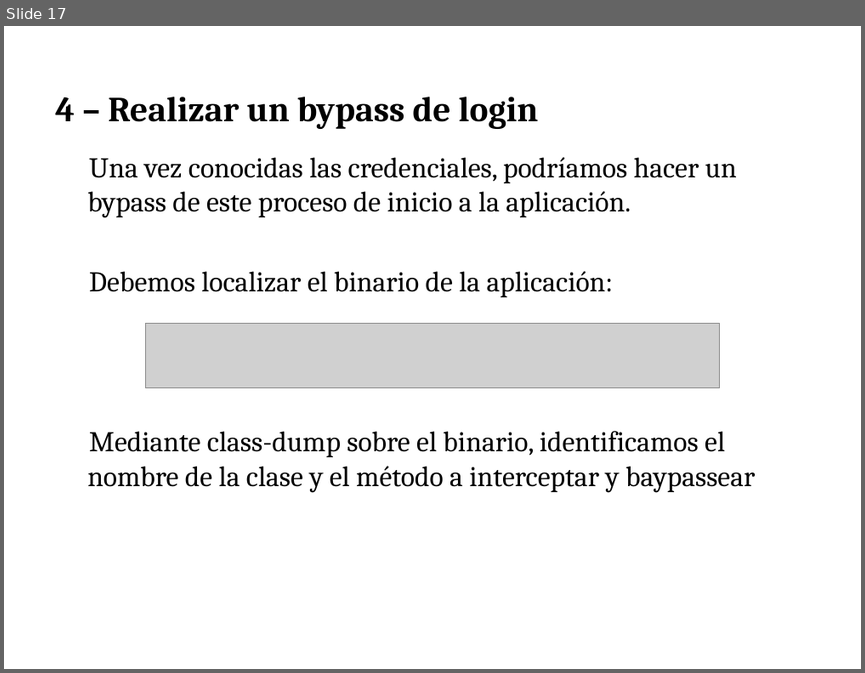
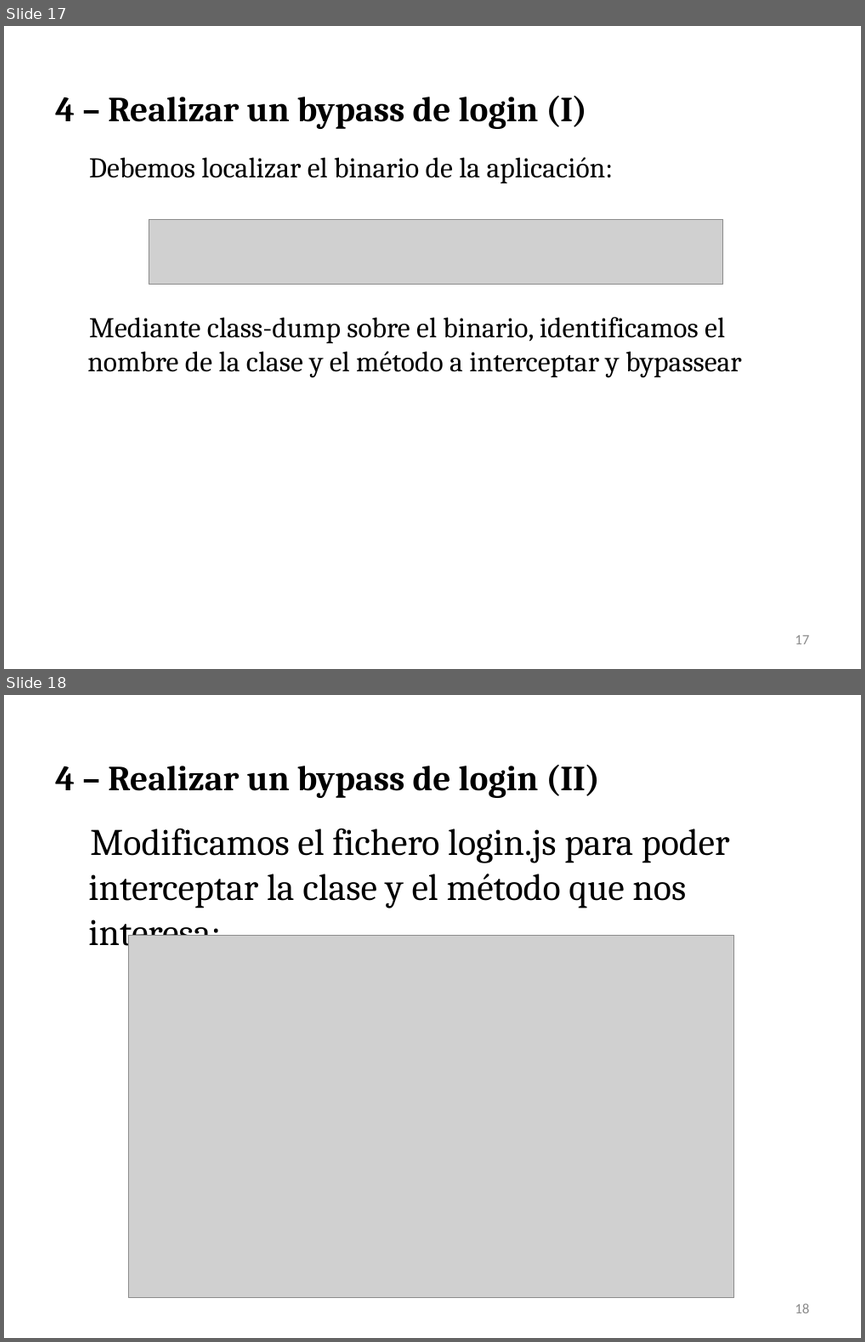
Before and after one commit to press1key/Sistemas-Ubicuos, a slide deck: Cybersecurity Management UPC - Sistemas Ubicuos iOS.pptx. Shown one above the other, each under a label of ours: slide 17 before the commit, slides 17 and 18 after it. The pictures are 865x673 and 865x1342 pixels, drawn with LibreOffice and Linux fonts; fonts in the diff are those of the drawing; grey boxes stand for pictures. Boxes give left, top, right and bottom in pixels: in the first picture for what was removed or moved away, otherwise in the second. Text is boxed around its words. In the diff, an @@ line names an element or a change of style, - is before the commit and + after.

```diff
--- a/Cybersecurity Management UPC - Sistemas Ubicuos iOS.pptx
+++ b/Cybersecurity Management UPC - Sistemas Ubicuos iOS.pptx
@@ slide 18 added at (4, 695, 861, 1338), background #FFFFFF @@
@@ text added at (55, 765, 599, 798), 29.6 pt, text #000000, bold @@
+4 – Realizar un bypass de login (II)
@@ text added at (88, 828, 730, 953), 31.4 pt, text #000000 @@
+Modificamos el fichero login.js para poder interceptar la clase y el método que nos interesa:
@@ picture added at (129, 936, 734, 1299) @@
@@ page number added at (794, 1303, 809, 1313), 12 pt, text #8C8C8C @@
+18
@@ slide 17 changed as well @@
@@ text at (55, 96, 587, 129): text changed @@
-4 – Realizar un bypass de login
+4 – Realizar un bypass de login (I)
@@ text at (87, 157, 737, 218): paragraph removed @@
-Una vez conocidas las credenciales, podríamos hacer un bypass de este proceso de inicio a la aplicación.
@@ picture: place and size @@
-picture at (145, 323, 719, 387)
+picture at (148, 219, 722, 284)
@@ text at (87, 317, 742, 378): text changed @@
-Mediante class-dump sobre el binario, identificamos el nombre de la clase y el método a interceptar y baypassear
+Mediante class-dump sobre el binario, identificamos el nombre de la clase y el método a interceptar y bypassear
@@ page number added at (794, 635, 809, 644), 12 pt, text #8C8C8C @@
+17
```
Also in this commit, not shown: 15 other slides changed, 5 other slides added.
